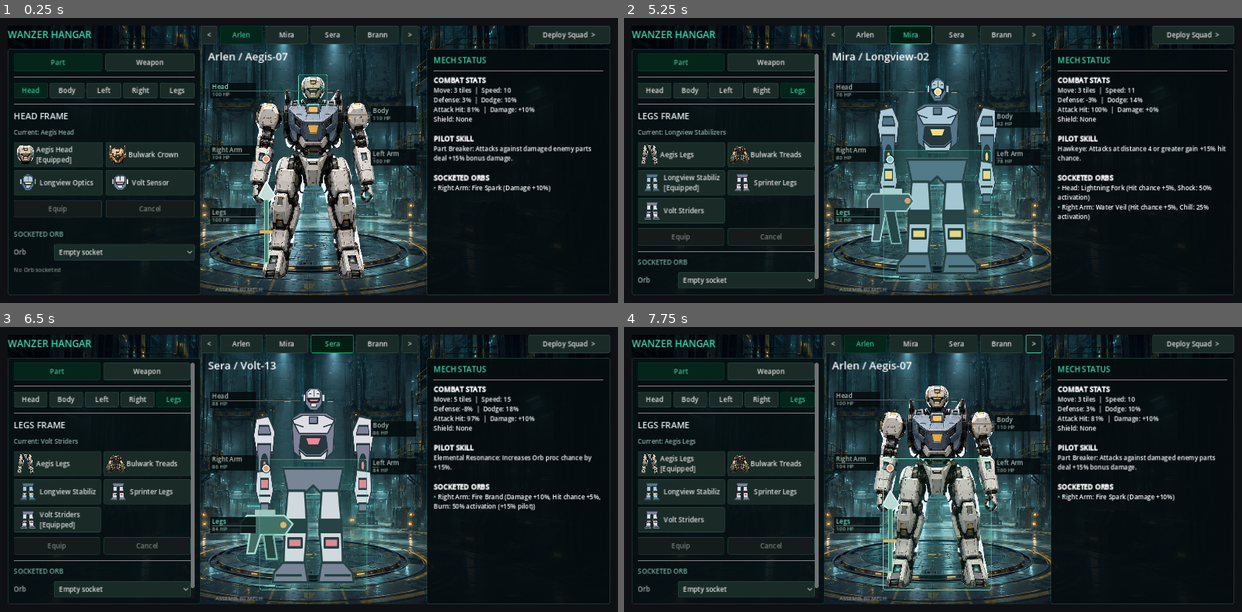
Above: before the commit, frames 1-4 (two rows, left to right).
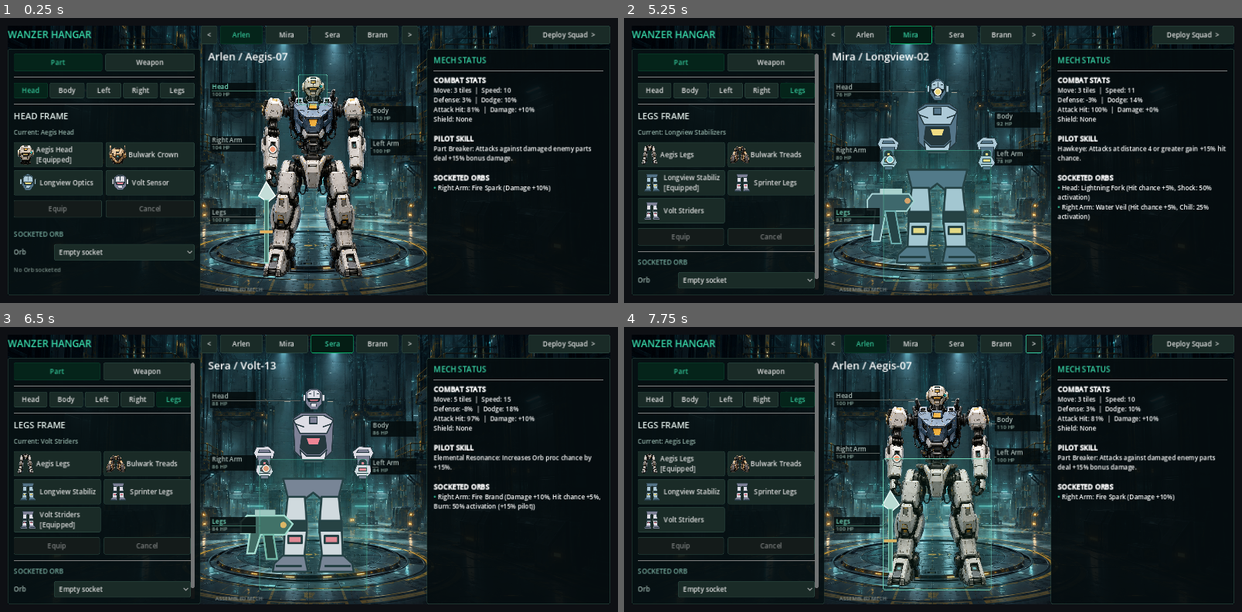
Above: after the commit, the same moments.

Repository: toonnix-github/magic-robot-tactic-war
Game: Godot game, scene res://scenes/preparation_flow.tscn
Same seed, same stepped clock (60 frames per second), same inputs: the game is played once before the commit and once after it.
Inputs:
- Up to frame 1 (0.25 s): no input
- Up to frame 2 (5.25 s): click "Head" at 0.5 s; click "Body" at 1.25 s; click "Legs" at 2 s; click "Legs" at 2.75 s; click "<" at 3.5 s; click "Arlen" at 4.25 s; click "Mira" at 5 s
- Up to frame 3 (6.5 s): click "Sera" at 5.75 s
- Up to frame 4 (7.75 s): click "Brann" at 6.5 s; click ">" at 7.25 s

The runs differ from the first frame. In frame 1, 7.5% of the frame differs, in the area x 2-68%, y 20-92%; in frame 2, 3.2%; in frame 3, 3.5%; in frame 4, 7.3%.

Commit message:
Fix #70 Aegis shoulder registration for standalone part images

Diff:
--- a/assets/hangar/detailed/modules.json
+++ b/assets/hangar/detailed/modules.json
@@ -1,6 +1,7 @@
 {
   "aegis": {
     "Head": {
+      "file": "res://assets/hangar/detailed/aegis_head.png",
       "region": [
         558,
         103,
@@ -20,6 +21,17 @@
       ]
     },
     "Body": {
+      "file": "res://assets/hangar/detailed/aegis_body.png",
+      "image_sockets": {
+        "Right Arm": [
+          0.018,
+          0.328
+        ],
+        "Left Arm": [
+          0.982,
+          0.328
+        ]
+      },
       "region": [
         464,
         169,
@@ -53,6 +65,11 @@
       }
     },
     "Right Arm": {
+      "file": "res://assets/hangar/detailed/aegis_right_arm.png",
+      "image_anchor": [
+        0.9285714285714286,
+        0.1850079744816587
+      ],
       "region": [
         289,
         236,
@@ -72,6 +89,11 @@
       ]
     },
     "Left Arm": {
+      "file": "res://assets/hangar/detailed/aegis_left_arm.png",
+      "image_anchor": [
+        0.07142857142857142,
+        0.1850079744816587
+      ],
       "region": [
         789,
         238,
@@ -91,6 +113,7 @@
       ]
     },
     "Legs": {
+      "file": "res://assets/hangar/detailed/aegis_legs.png",
       "region": [
         354,
         492,
--- a/src/ui/hangar_art_library.gd
+++ b/src/ui/hangar_art_library.gd
@@ -17,16 +17,32 @@
 	return modules.has(family) and modules[family].has(slot)
 
 
+func _part_file_path(family: String, slot: String) -> String:
+	var output_path := "res://output/hangar-art-sample-v1/%s_%s.png" % [family, slot.to_lower().replace(" ", "_")]
+	if FileAccess.file_exists(output_path):
+		return output_path
+	var profile: Dictionary = modules.get(family, {}).get(slot, {})
+	var file_path := str(profile.get("file", ""))
+	if not file_path.is_empty() and FileAccess.file_exists(file_path):
+		return file_path
+	return ""
+
+
 func texture_for(slot: String, part_id: String) -> Texture2D:
 	var key := part_id + ":" + slot
 	if not textures.has(key):
 		var family := part_id.get_slice("_", 0)
-		var atlas := AtlasTexture.new()
-		atlas.atlas = image_texture(ROOT + family + ".png")
-		var region: Array = modules[family][slot]["region"]
-		atlas.region = Rect2(region[0], region[1], region[2], region[3])
-		atlas.filter_clip = true
-		textures[key] = atlas
+		var custom_file := _part_file_path(family, slot)
+		if not custom_file.is_empty():
+			textures[key] = image_texture(custom_file)
+		else:
+			var profile: Dictionary = modules[family][slot]
+			var atlas := AtlasTexture.new()
+			atlas.atlas = image_texture(ROOT + family + ".png")
+			var region: Array = profile["region"]
+			atlas.region = Rect2(region[0], region[1], region[2], region[3])
+			atlas.filter_clip = true
+			textures[key] = atlas
 	return textures[key]
 
 
@@ -47,9 +63,11 @@
 
 
 func material_for(slot: String, part_id: String) -> ShaderMaterial:
+	var family := part_id.get_slice("_", 0)
+	if not _part_file_path(family, slot).is_empty():
+		return null
 	var key := part_id + ":" + slot
 	if not materials.has(key):
-		var family := part_id.get_slice("_", 0)
 		var profile: Dictionary = modules[family][slot]
 		var mask := Image.new()
 		mask.load_svg_from_string(FileAccess.get_file_as_string(profile["mask"]))
@@ -71,6 +89,19 @@
 		return rect
 	var body: Dictionary = modules[body_id.get_slice("_", 0)]["Body"]
 	var body_rect := rect_for("Body", body_id)
+	# Standalone Aegis shoulders use coordinates on the cleaned PNGs. Match the
+	# TextureButton's centered aspect fit so transparent/control padding cannot
+	# separate the visible joints. Other parts retain their existing registration.
+	if profile.has("image_anchor") and body.get("image_sockets", {}).has(slot):
+		if not _part_file_path(part_id.get_slice("_", 0), slot).is_empty() and not _part_file_path(body_id.get_slice("_", 0), "Body").is_empty():
+			var arm_image := _fitted_image_rect(rect, texture_for(slot, part_id).get_size())
+			var body_image := _fitted_image_rect(body_rect, texture_for("Body", body_id).get_size())
+			var image_anchor: Array = profile["image_anchor"]
+			var image_socket: Array = body["image_sockets"][slot]
+			var arm_point := arm_image.position + arm_image.size * Vector2(image_anchor[0], image_anchor[1])
+			var body_point := body_image.position + body_image.size * Vector2(image_socket[0], image_socket[1])
+			rect.position += body_point - arm_point
+			return rect
 	var region: Array = profile["region"]
 	var body_region: Array = body["region"]
 	var anchor: Array = profile["anchor"]
@@ -79,3 +110,9 @@
 	var offset := (Vector2(anchor[0], anchor[1]) - Vector2(region[0], region[1])) * rect.size / Vector2(region[2], region[3])
 	rect.position = target - offset
 	return rect
+
+
+func _fitted_image_rect(rect: Rect2, image_size: Vector2) -> Rect2:
+	var scale := minf(rect.size.x / image_size.x, rect.size.y / image_size.y)
+	var drawn_size := image_size * scale
+	return Rect2(rect.position + (rect.size - drawn_size) * 0.5, drawn_size)
--- a/src/ui/mech_assembly_view.gd
+++ b/src/ui/mech_assembly_view.gd
@@ -39,7 +39,7 @@
 	for slot in SLOTS:
 		var button := TextureButton.new()
 		button.ignore_texture_size = true
-		button.stretch_mode = TextureButton.STRETCH_SCALE
+		button.stretch_mode = TextureButton.STRETCH_KEEP_ASPECT_CENTERED
 		button.focus_mode = Control.FOCUS_ALL
 		button.tooltip_text = slot
 		button.pressed.connect(_choose.bind(slot))
--- /dev/null
+++ b/tests/godot/aegis_shoulder_acceptance.gd
@@ -0,0 +1,31 @@
+extends RefCounted
+
+
+static func check(view: Control, build: Dictionary) -> Array[String]:
+	var failures: Array[String] = []
+	var original_size := view.size
+	# Coordinates measured on the actual standalone PNGs, independent of the manifest.
+	var anchors := {"Right Arm": Vector2(312.0 / 336.0, 232.0 / 1254.0), "Left Arm": Vector2(24.0 / 336.0, 232.0 / 1254.0)}
+	var sockets := {"Right Arm": Vector2(0.018, 0.328), "Left Arm": Vector2(0.982, 0.328)}
+	for viewport_size in [Vector2(600, 650), Vector2(446, 497), Vector2(280, 300)]:
+		view.size = viewport_size
+		view.show_build(build, "Body")
+		for slot in anchors:
+			var arm: TextureButton = view.buttons[slot]
+			var body: TextureButton = view.buttons["Body"]
+			var actual := visible_point(arm, anchors[slot])
+			var expected := visible_point(body, sockets[slot])
+			if actual.distance_to(expected) > 0.5:
+				failures.append("Aegis %s shoulder gap %.2f px at %s" % [slot, actual.distance_to(expected), viewport_size])
+			if arm.stretch_mode != TextureButton.STRETCH_KEEP_ASPECT_CENTERED:
+				failures.append("Aegis arm must retain its image proportions")
+	view.size = original_size
+	view.show_build(build, "Body")
+	return failures
+
+
+static func visible_point(button: TextureButton, uv: Vector2) -> Vector2:
+	var image_size := button.texture_normal.get_size()
+	var scale := minf(button.size.x / image_size.x, button.size.y / image_size.y)
+	var drawn_size := image_size * scale
+	return button.position + (button.size - drawn_size) * 0.5 + drawn_size * uv
--- /dev/null
+++ b/tests/godot/aegis_shoulder_test.gd
@@ -0,0 +1,17 @@
+extends SceneTree
+
+
+func _init() -> void:
+	call_deferred("_run")
+
+
+func _run() -> void:
+	var flow = load("res://scenes/preparation_flow.tscn").instantiate()
+	root.add_child(flow)
+	await process_frame
+	var failures: Array[String] = preload("res://tests/godot/aegis_shoulder_acceptance.gd").check(flow.editor.mech_view, flow.hangar.builds["arlen"])
+	for failure in failures:
+		printerr(failure)
+	flow.free()
+	print("AEGIS SHOULDER TESTS PASSED" if failures.is_empty() else "AEGIS SHOULDER TESTS FAILED")
+	quit(0 if failures.is_empty() else 1)
--- a/tests/godot/battle_milestone_test.gd
+++ b/tests/godot/battle_milestone_test.gd
@@ -3753,16 +3753,22 @@
 		for slot in ["Head", "Body", "Left Arm", "Right Arm", "Legs"]:
 			var id: String = family + "_" + slot.to_lower().replace(" ", "_")
 			_assert_true(view.uses_detailed_art(slot, id), "#70: all ten modules mapped")
-			_assert_true(view.texture_for(slot, id) is AtlasTexture, "#70: modules use consistent master atlas")
+			var texture: Texture2D = view.texture_for(slot, id)
+			_assert_true(texture != null, "#70: module texture loads")
 			var material: ShaderMaterial = view.art_library.material_for(slot, id)
-			_assert_true(material != null, "#70: sprite has silhouette material")
-			var mask: Texture2D = material.get_shader_parameter("silhouette")
-			_assert_true(mask.get_image().get_pixel(0, 0).a < 0.01, "#70: mask excludes baked background")
+			if texture is AtlasTexture:
+				_assert_true(material != null, "#70: atlas sprite has silhouette material")
+				var mask: Texture2D = material.get_shader_parameter("silhouette")
+				_assert_true(mask.get_image().get_pixel(0, 0).a < 0.01, "#70: mask excludes baked background")
+			else:
+				_assert_true(material == null, "#70: standalone PNG retains its own alpha")
 	_assert_false(view.uses_detailed_art("Head", "volt_head"), "#70: other families retain fallback")
-	var leg_material: ShaderMaterial = view.art_library.material_for("Legs", "aegis_legs")
-	var leg_mask: Image = leg_material.get_shader_parameter("silhouette").get_image()
+	var leg_mask := Image.new()
+	leg_mask.load_svg_from_string(FileAccess.get_file_as_string(view.art_library.modules["aegis"]["Legs"]["mask"]))
 	_assert_true(leg_mask.get_pixel(270, 450).a < 0.01, "#70: background between Aegis legs is excluded")
 	_assert_true(leg_mask.get_pixel(90, 450).a > 0.9, "#70: leg armor remains visible")
+	var shoulder_failures: Array[String] = preload("res://tests/godot/aegis_shoulder_acceptance.gd").check(view, flow.hangar.builds["arlen"])
+	_failures.append_array(shoulder_failures)
 	# Check actual laid-out controls against each torso's independently authored sockets.
 	for body_family in ["aegis", "bulwark"]:
 		for limb_family in ["aegis", "bulwark"]:
@@ -3775,6 +3781,8 @@
 			var torso_rect: Rect2 = view.buttons["Body"].get_rect()
 			var torso_region: Array = torso["region"]
 			for slot in ["Head", "Left Arm", "Right Arm", "Legs"]:
+				if body_family == "aegis" and limb_family == "aegis" and slot.contains("Arm"):
+					continue # Actual visible shoulder registration is checked above at three sizes.
 				var limb: Dictionary = view.art_library.modules[limb_family][slot]
 				var limb_rect: Rect2 = view.buttons[slot].get_rect()
 				var region: Array = limb["region"]
@@ -3787,7 +3795,7 @@
 	flow.editor._select_slot("Body")
 	flow.editor.preview_part("bulwark_body")
 	_assert_equal(flow.hangar.builds, original, "#70: detailed preview does not mutate build")
-	_assert_true(view.buttons["Body"].material != null, "#70: preview actually uses mask")
+	_assert_equal(view.buttons["Body"].material, view.art_library.material_for("Body", "bulwark_body"), "#70: preview uses the correct image material")
 	flow.editor._cancel()
 	_assert_equal(view.display_build, original["arlen"], "#70: Cancel restores Aegis")
 	flow.editor.preview_part("bulwark_body")
Binary file added: assets/hangar/detailed/aegis_body.png
Not shown, added: assets/hangar/detailed/aegis_body.png.import
Binary file added: assets/hangar/detailed/aegis_head.png
Not shown, added: assets/hangar/detailed/aegis_head.png.import
Binary file added: assets/hangar/detailed/aegis_left_arm.png
Not shown, added: assets/hangar/detailed/aegis_left_arm.png.import
Binary file added: assets/hangar/detailed/aegis_legs.png
Not shown, added: assets/hangar/detailed/aegis_legs.png.import
Binary file added: assets/hangar/detailed/aegis_right_arm.png
Not shown, added: assets/hangar/detailed/aegis_right_arm.png.import
Binary file added: docs/playtest/aegis-shoulders-1280x590.png
Not shown, added: docs/playtest/aegis-shoulders-1280x590.png.import
(and 4 more such lines)
